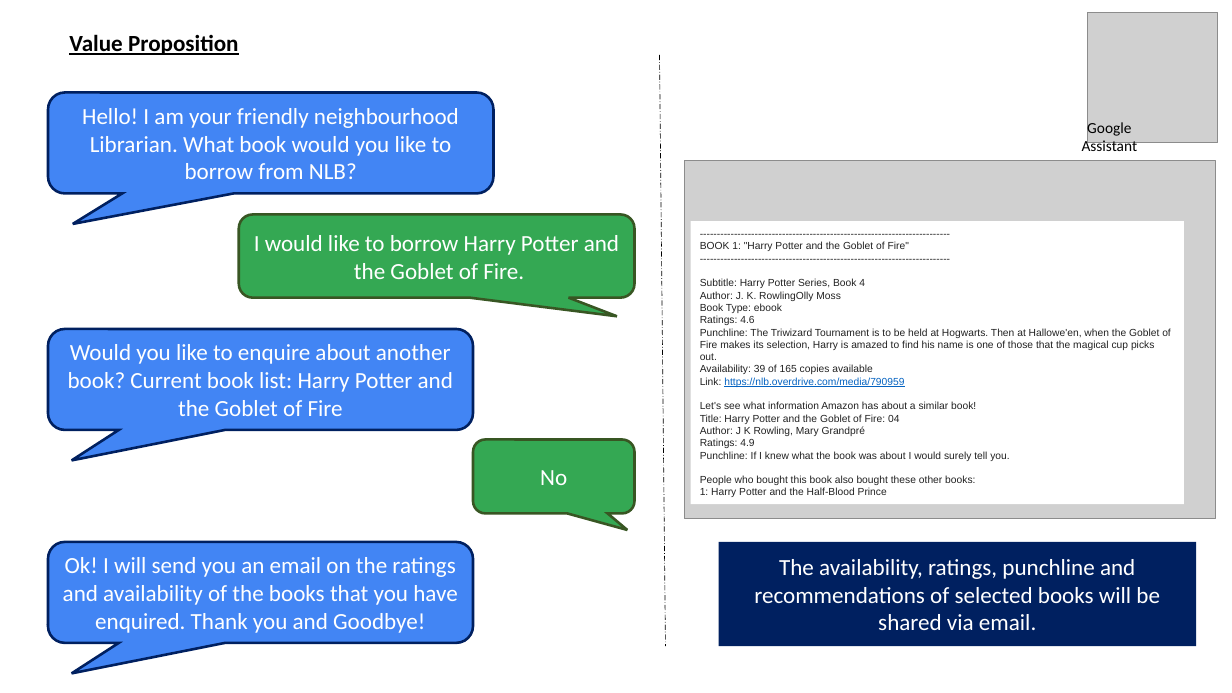
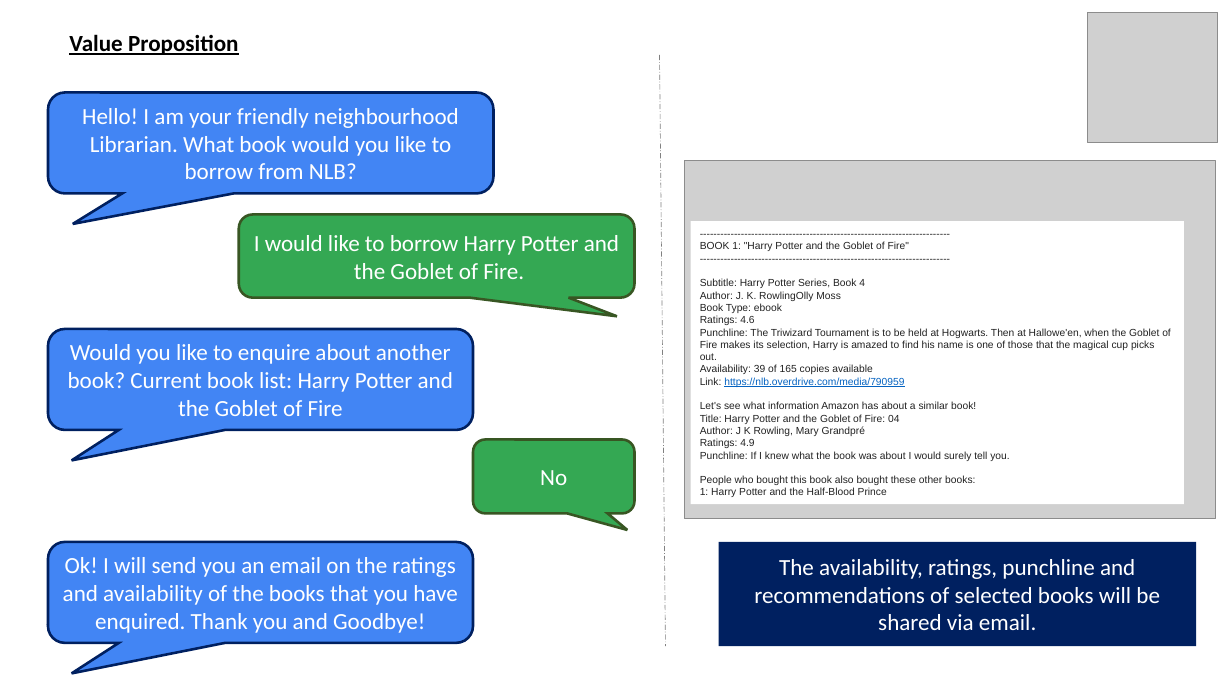
Before and after one commit to AftTheRain/ISA-PM-IPA-2021-01-09-IS02PT-GRP-SmartLibrarian, a slide deck: slide 3 of Video/ISS IPA PROJECT PRESENTATION - PROMOTIONAL VIDEO.pptx. Drawn at 1232x693 pixels with LibreOffice and Linux fonts; fonts in the diff are those of the drawing; grey boxes stand for pictures. Boxes give left, top, right and bottom in pixels: in the first picture for what was removed or moved away, otherwise in the second. Text is boxed around its words. In the diff, an @@ line names an element or a change of style, - is before the commit and + after.

```diff
--- a/Video/ISS IPA PROJECT PRESENTATION - PROMOTIONAL VIDEO.pptx
+++ b/Video/ISS IPA PROJECT PRESENTATION - PROMOTIONAL VIDEO.pptx
@@ line (660, 55) - (665, 646): stroke #000000 0.5 pt dashed to #808080 0.5 pt dashed @@
@@ text removed at (1082,120,1138,156) @@
-Google Assistant
```
Also in this commit, not shown: 3 other slides changed, 1 slide added, 1 slide removed.
